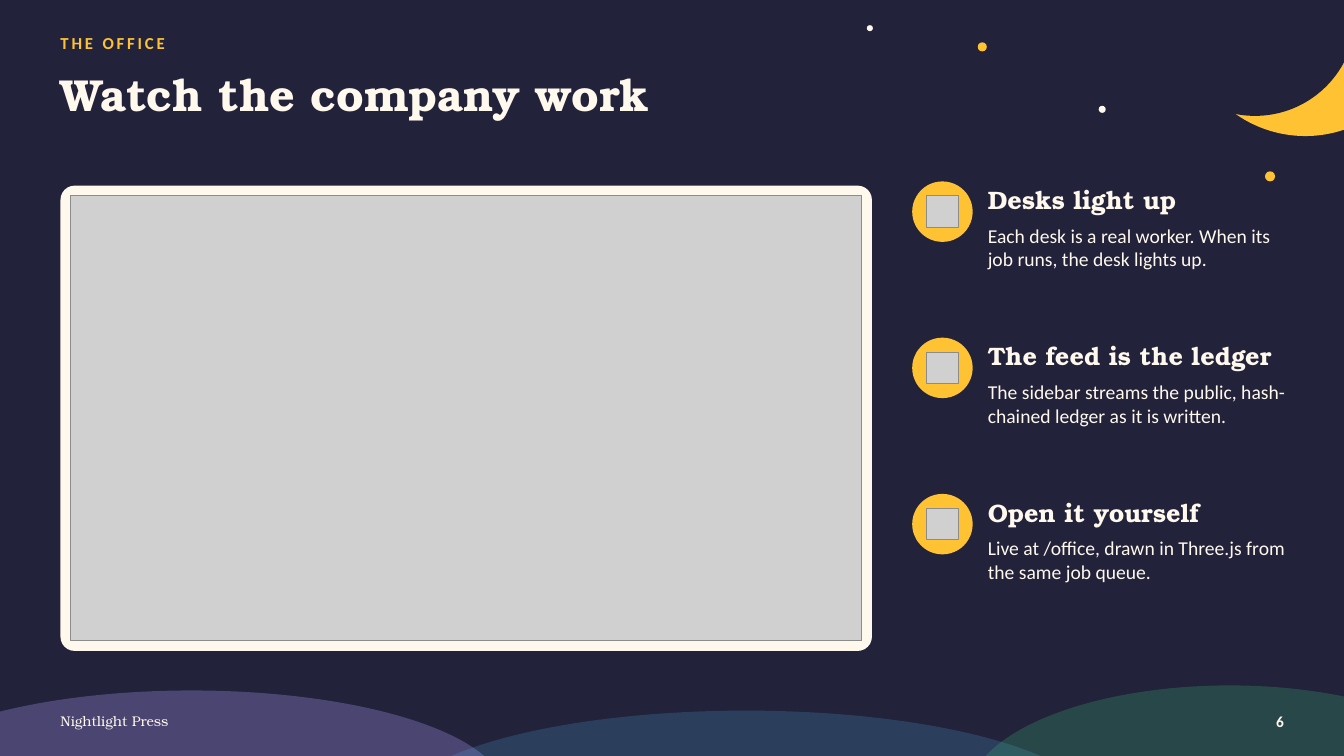
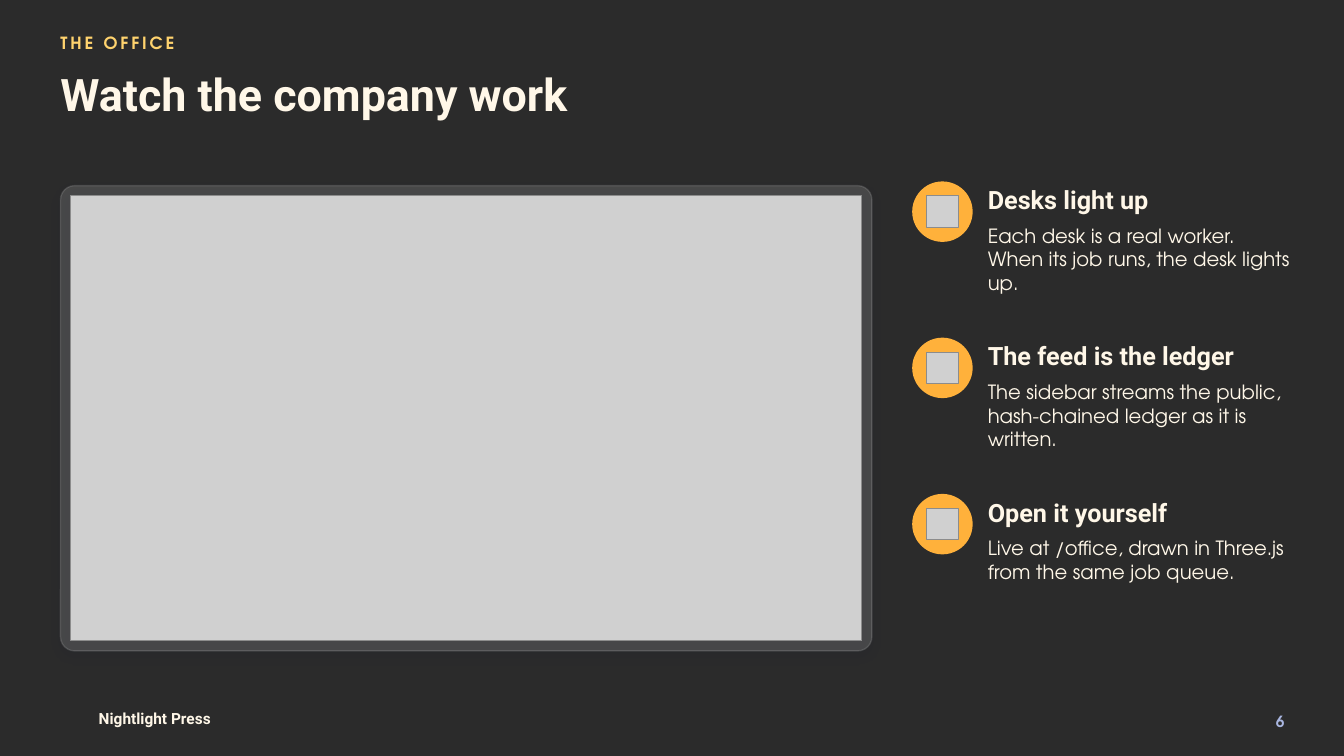
Before and after one commit to vnmoorthy/nightlight-press, a slide deck: slide 6 of deck/Nightlight.pptx. Drawn at 1344x756 pixels with LibreOffice and Linux fonts; fonts in the diff are those of the drawing; grey boxes stand for pictures; background and template pictures are left out; a plain dark background stands for a picture behind light text. Boxes give left, top, right and bottom in pixels: in the first picture for what was removed or moved away, otherwise in the second. Text is boxed around its words. In the diff, an @@ line names an element or a change of style, - is before the commit and + after.

Commit message:
Deck rebuilt on the Magic Hour theme with the final screens

```diff
--- a/deck/Nightlight.pptx
+++ b/deck/Nightlight.pptx
@@ background #22223B to picture (left out) @@
@@ ellipse removed at bbox=[867, 25, 873, 31] @@
@@ ellipse removed at bbox=[1154, 0, 1344, 116] @@
@@ ellipse removed at bbox=[1185, 0, 1344, 136] @@
@@ text "THE OFFICE" at bbox=[60, 36, 175, 49]: font Calibri to TeX Gyre Adventor, text colour #FFC233 to #FFD36E @@
@@ ellipse removed at bbox=[978, 42, 987, 51] @@
@@ ellipse removed at bbox=[1099, 106, 1106, 113] @@
@@ ellipse removed at bbox=[1265, 171, 1275, 181] @@
@@ rounded rectangle at bbox=[60, 186, 872, 651]: fill #FFF8EC to #FFFFFF at 14% opacity; outline none to #FFFFFF 1 pt; shadow changed @@
@@ fill #FFC233 to #FFB13B in 3 elements at bbox=[912, 181, 973, 242], bbox=[912, 338, 973, 398], bbox=[912, 494, 973, 555] @@
@@ font TeX Gyre Bonum to Roboto, text colour #FFF8EC to #FFF7E8 in 4 elements at bbox=[60, 77, 568, 121], bbox=[988, 190, 1148, 215], bbox=[988, 346, 1234, 371], bbox=[988, 503, 1167, 528] @@
@@ font Calibri to TeX Gyre Adventor, text colour #FFF8EC to #FFF7E8 in 3 elements at bbox=[988, 228, 1289, 294], bbox=[988, 384, 1281, 446], bbox=[988, 540, 1284, 583] @@
@@ ellipse removed at bbox=[968, 686, 1344, 756] @@
@@ ellipse removed at bbox=[0, 691, 504, 756] @@
@@ text "Nightlight Press": place and size @@
-text "Nightlight Press" at bbox=[60, 716, 169, 730]
+text "Nightlight Press" at bbox=[99, 712, 211, 727]
@@ text "Nightlight Press" at bbox=[99, 712, 211, 727]: size 10 to 11 pt, font TeX Gyre Bonum to Roboto, text colour #FFF8EC to #FFF7E8, bold on @@
@@ ellipse removed at bbox=[393, 711, 1099, 756] @@
@@ page number at bbox=[1276, 715, 1285, 727]: font Calibri to TeX Gyre Adventor, text colour #FFF8EC to #A9B6E0 @@
```
Also in this commit, not shown: 9 other slides changed, 1 other file.
